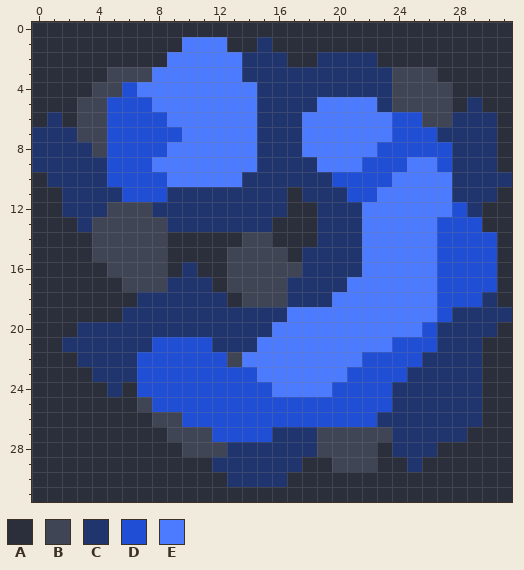
One commit to this pixel-art sprite: assets/sprites/blocks/environment/cobolt-deposit4.png. Above, as it was before the edit.
The file is 32x32 pixels.
Palette (. is transparent): A #2b2f3b  B #404555  C #20346e  D #204fd6  E #4d7bff
Pixels before, first column x 0:
 0 AAAAAAAAAAAAAAAAAAAAAAAAAAAAAAAA
 1 AAAAAAAAAAEEEAACAAAAAAAAAAAAAAAA
 2 AAAAAAAAAEEEEECCCAACCCCAAAAAAAAA
 3 AAAAABBBEEEEEECCCCCCCCCCBBBAAAAA
 4 AAAABBDEEEEEEEECCCCCCCCCBBBBAAAA
 5 AAABBDDDEEEEEEECCCCEEEECBBBBACAA
 6 ACABBDDDDEEEEEECCCEEEEEEDDBBCCCA
 7 CCCBBDDDDDEEEEECCCEEEEEEDDDCCCCA
 8 CCCCBDDDDEEEEEECCCEEEEEDDDDDCCCA
 9 CCCCCDDDEEEEEEECCCCEEEDDDEEDCCCA
10 ACCCCDDDDEEEEECCCCCCDDDDEEEECCCC
11 AACCCCDDDCCCCCCCCACCCDDEEEEECCCA
12 AACCCBBBCCCCCCCCCAACCCEEEEEEDCAA
13 AAACBBBBBCCCCCCCAAACCCEEEEEDDDAA
14 AAAABBBBBAAAAABBAAACCCEEEEEDDDDA
15 AAAABBBBBAAAABBBBACCCCEEEEEDDDDA
16 AAAAABBBBACAABBBBBCCCCEEEEEDDDDA
17 AAAAAABBBCCCABBBBCCCCEEEEEEDDDDA
18 AAAAAAACCCCCCABBBCCCEEEEEEEDDDCA
19 AAAAAACCCCCCCCCCCEEEEEEEEEEDCCCC
20 AAACCCCCCCCCCCCCEEEEEEEEEEDCCCCA
21 AACCCCCCDDDDCCCEEEEEEEEEDDDCCCAA
22 AAACCCCDDDDDDBEEEEEEEEDDDDCCCCAA
23 AAAACCCDDDDDDDDEEEEEEDDDDCCCCCAA
24 AAAAACADDDDDDDDDEEEEDDDDCCCCCCAA
25 AAAAAAABDDDDDDDDDDDDDDDDCCCCCCAA
26 AAAAAAAABBDDDDDDDDDDDDDCCCCCCCAA
27 AAAAAAAAABBBDDDDCCCBBBBBCCCCCAAA
28 AAAAAAAAAABBBCCCCCCBBBBACCCAAAAA
29 AAAAAAAAAAAACCCCCCAABBBAACAAAAAA
30 AAAAAAAAAAAAACCCCAAAAAAAAAAAAAAA
31 AAAAAAAAAAAAAAAAAAAAAAAAAAAAAAAA
The result:
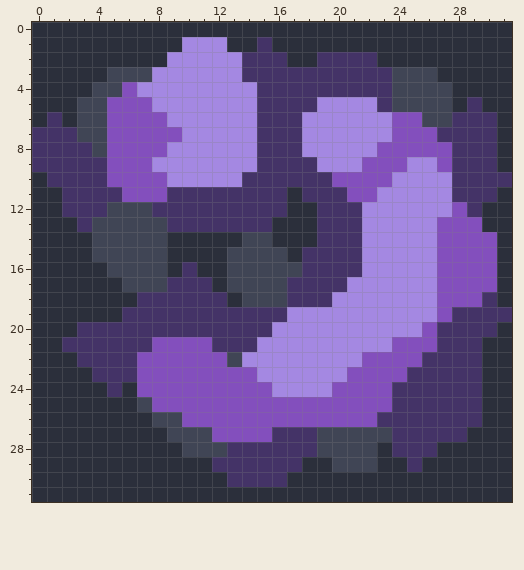
Difference:
colour C: #20346e -> #443367
colour D: #204fd6 -> #834fbd
colour E: #4d7bff -> #a488e2
Pixel boxes of the changes (left, top, right, bottom) in both pictures:
changed: (32, 37, 512, 487)
